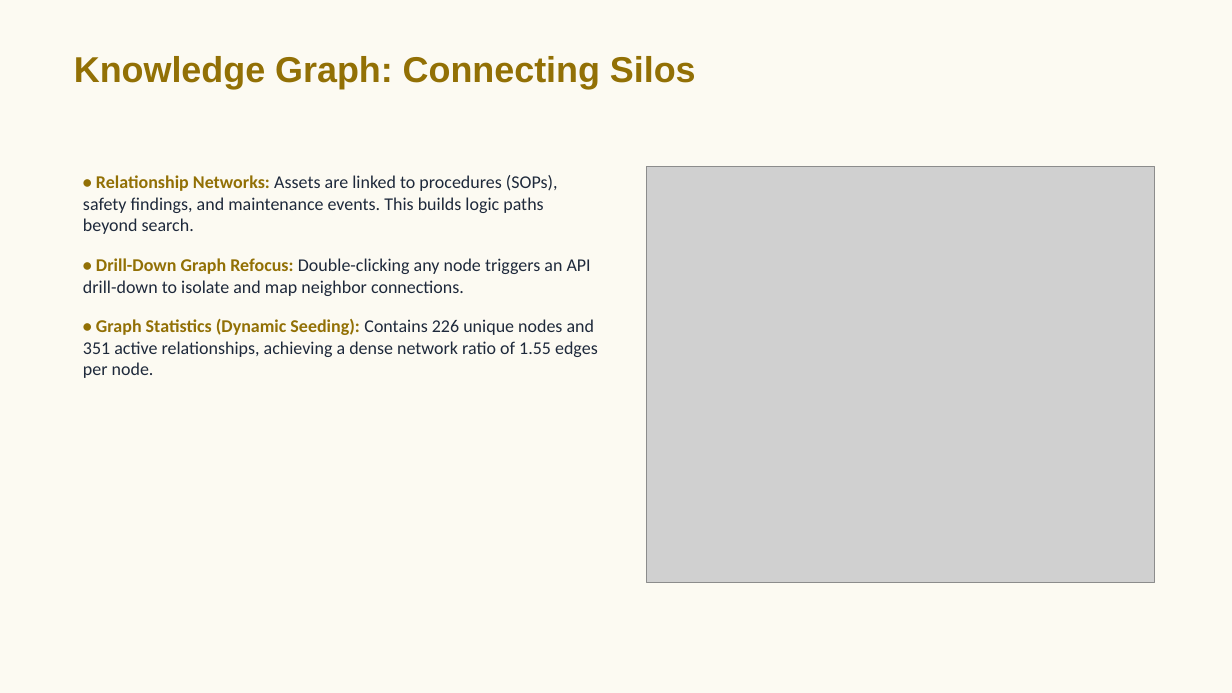
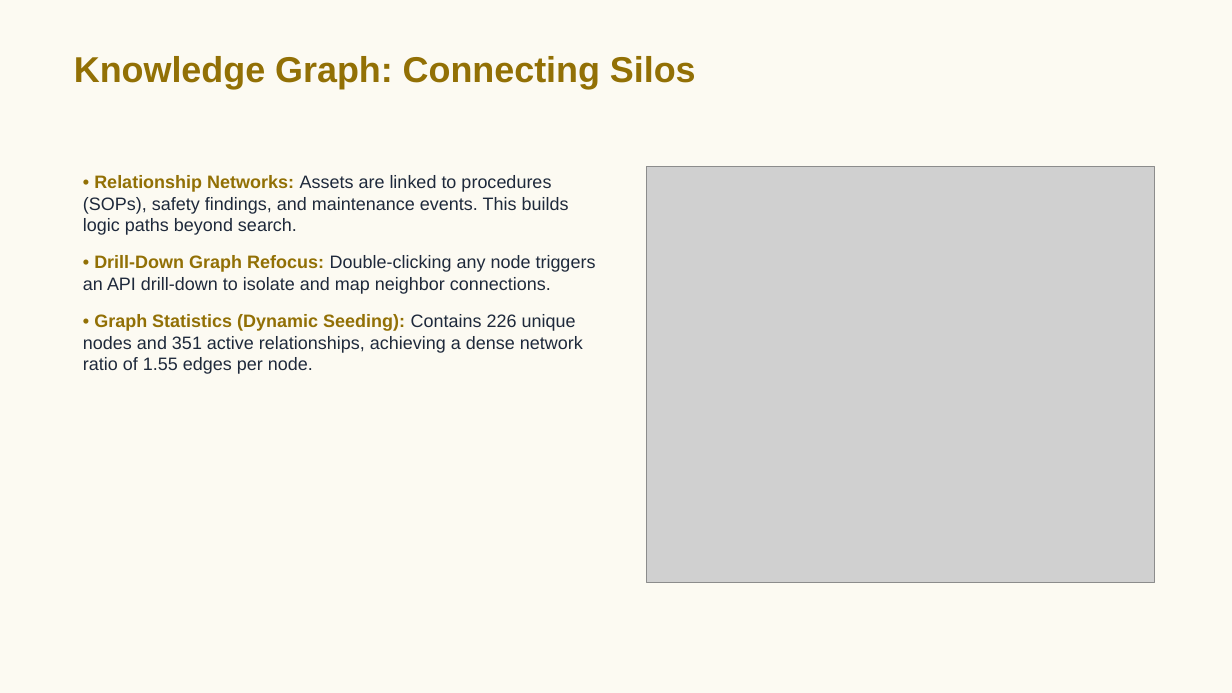
Before and after one commit to NITESH100LANKI/INDUS-BRAIN-AI, a slide deck: slide 6 of deliverables/INDUS_BRAIN_AI_Final_Pitch.pptx. Drawn at 1232x693 pixels with LibreOffice and Linux fonts; fonts in the diff are those of the drawing; grey boxes stand for pictures. Boxes give left, top, right and bottom in pixels: in the first picture for what was removed or moved away, otherwise in the second. Text is boxed around its words. In the diff, an @@ line names an element or a change of style, - is before the commit and + after.

```diff
--- a/deliverables/INDUS_BRAIN_AI_Final_Pitch.pptx
+++ b/deliverables/INDUS_BRAIN_AI_Final_Pitch.pptx
@@ background #FFFFFF to #FCFAF2 @@
@@ rectangle removed at (0, 0, 1232, 693) @@
@@ text "• Relationship Networks: Assets are ..." at (83, 175, 596, 374): font Calibri to Arial; less space between paragraphs @@
```
Also in this commit, not shown: 15 other slides changed, 1 other file.
